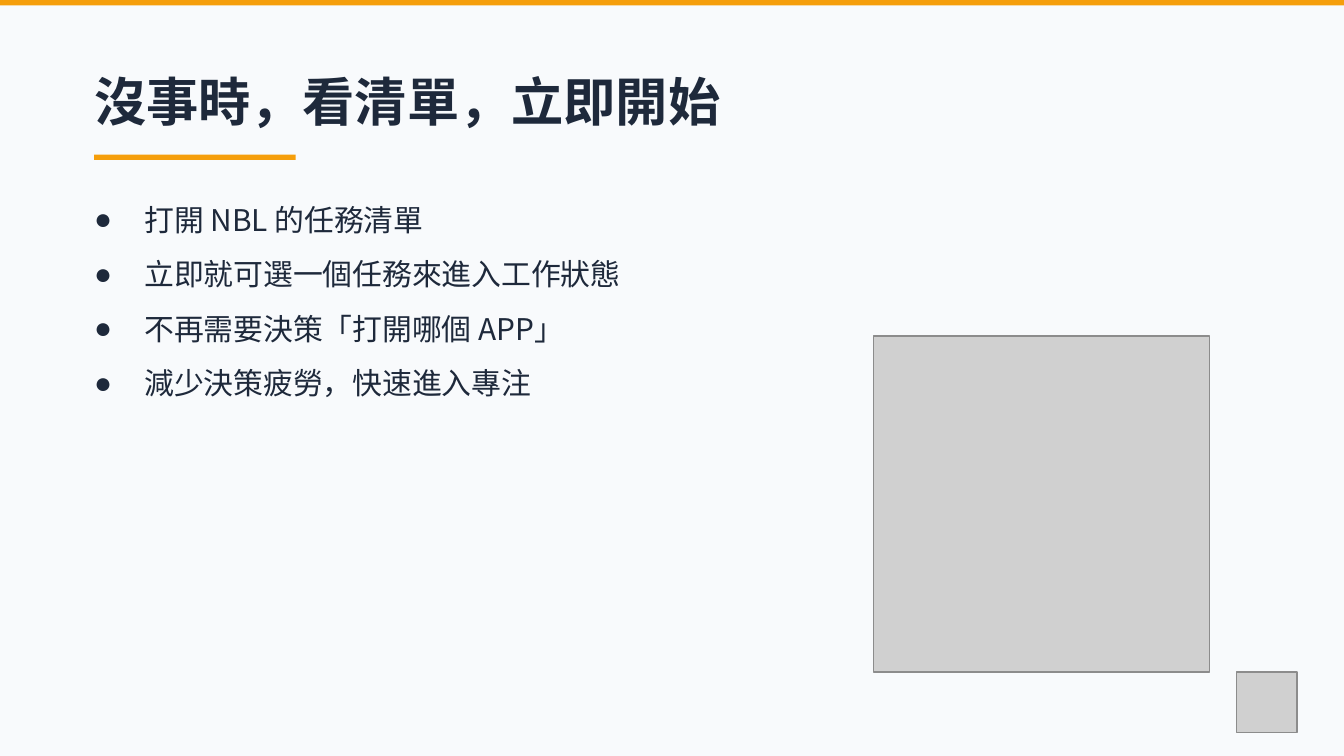
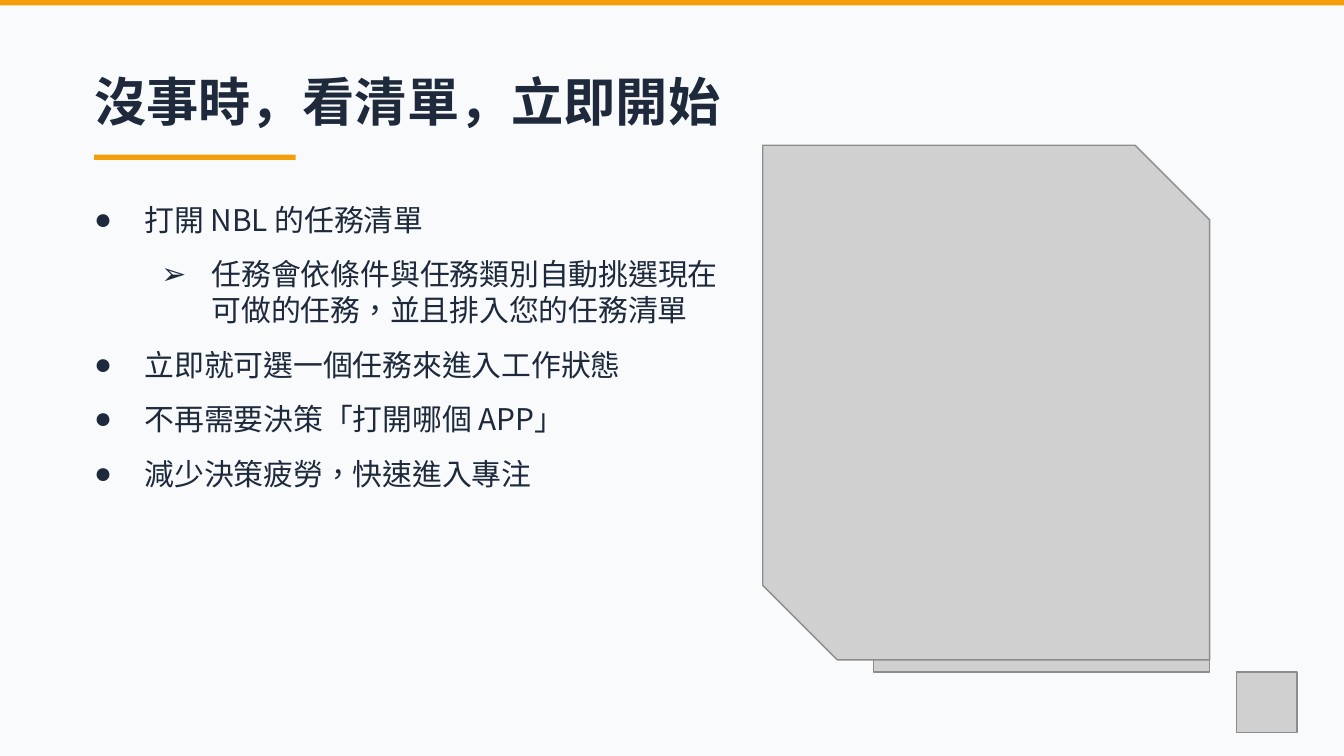
Before and after one commit to ychsue/NonBlockingLife, a slide deck: slide 10 of Discussion/Promotion/6mins/pictures.pptx (slide 8 before the commit). Drawn at 1344x756 pixels with LibreOffice and Linux fonts; fonts in the diff are those of the drawing; grey boxes stand for pictures. Boxes give left, top, right and bottom in pixels: in the first picture for what was removed or moved away, otherwise in the second. Text is boxed around its words. In the diff, an @@ line names an element or a change of style, - is before the commit and + after.

```diff
--- a/Discussion/Promotion/6mins/pictures.pptx
+++ b/Discussion/Promotion/6mins/pictures.pptx
@@ picture added at (x1=763, y1=145, x2=1210, y2=660) @@
@@ text at (x1=212, y1=260, x2=718, y2=324): paragraph added @@
+  ➢ 任務會依條件與任務類別自動挑選現在可做的任務，並且排入您的任務清單
```
Also in this commit, not shown: 7 other slides changed, 6 slides added, 3 slides removed, 22 other files.
